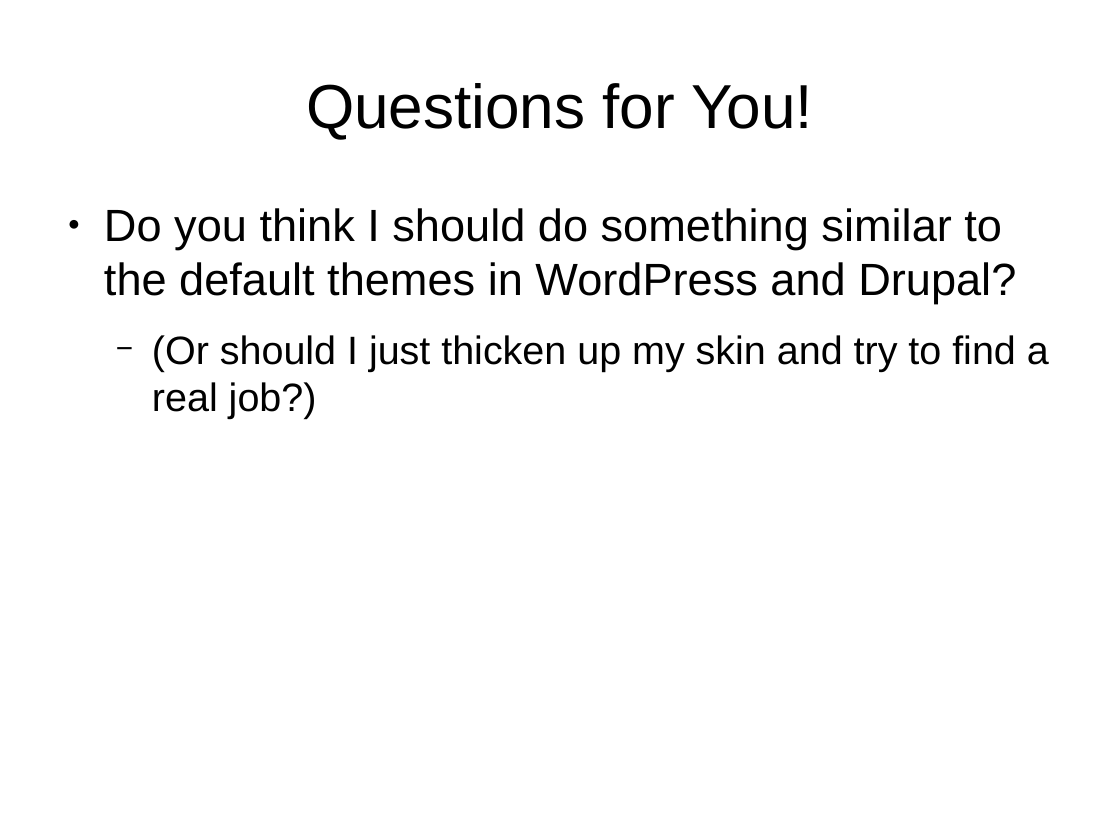
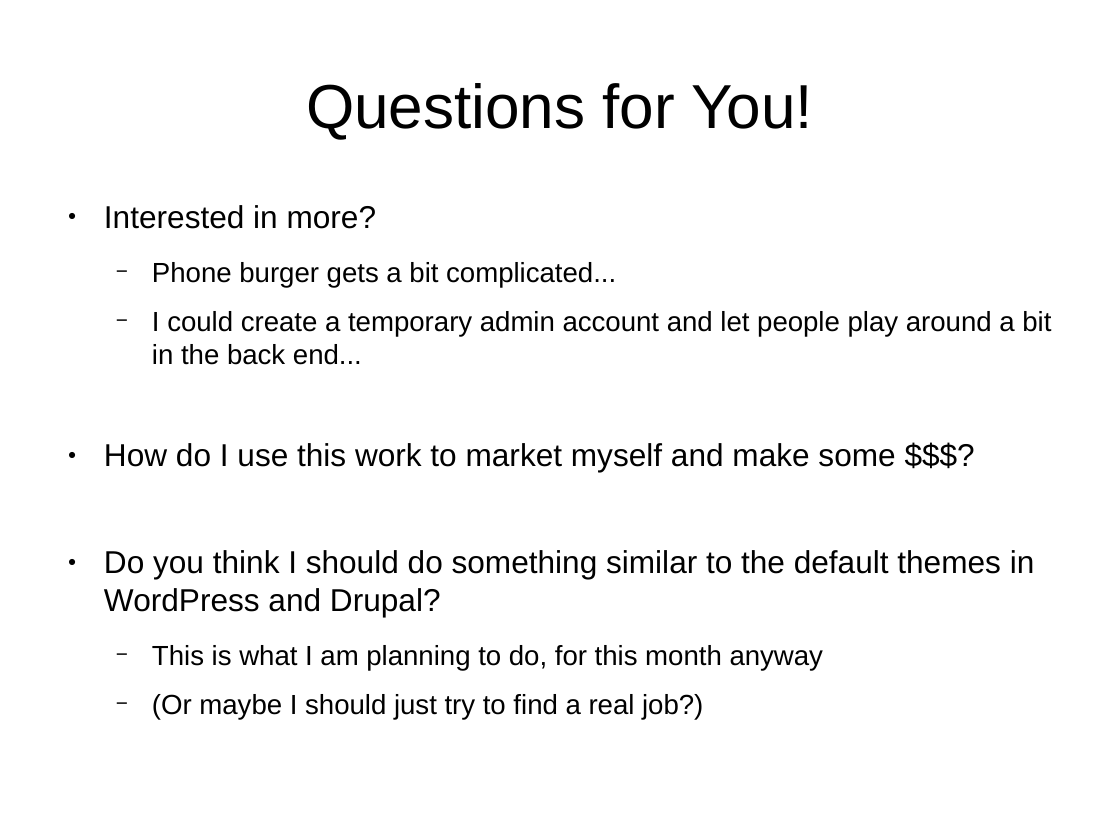
Before and after one commit to tomwhartung/jmws_accoutrements, a slide deck: slide 30 of presentations/2015_09-Joomla/Device_Detection-In_Protostar_and_Beez3.odp (slide 28 before the commit). Drawn at 1120x840 pixels with LibreOffice and Linux fonts; fonts in the diff are those of the drawing. Boxes give left, top, right and bottom in pixels: in the first picture for what was removed or moved away, otherwise in the second. Text is boxed around its words. In the diff, an @@ line names an element or a change of style, - is before the commit and + after.

```diff
--- a/presentations/2015_09-Joomla/Device_Detection-In_Protostar_and_Beez3.odp
+++ b/presentations/2015_09-Joomla/Device_Detection-In_Protostar_and_Beez3.odp
@@ text at <box>104,205,1051,472</box>: paragraphs added @@
+● Interested in more?
+  − Phone burger gets a bit complicated...
+  − I could create a temporary admin account and let people play around a bit in the back end...
+● How do I use this work to market myself and make some $$$?
@@ text at <box>104,550,1035,617</box>: size 32 to 22.4 pt in "Do you think I should do something ..." @@
@@ text at <box>152,645,824,720</box>: text changed; size 28 to 19.6 pt @@
-  − (Or should I just thicken up my skin and try to find a real job?)
+  − This is what I am planning to do, for this month anyway
+  − (Or maybe I should just try to find a real job?)
```
Also in this commit, not shown: 4 other slides changed, 3 slides added, 1 slide removed, 1 other file.
